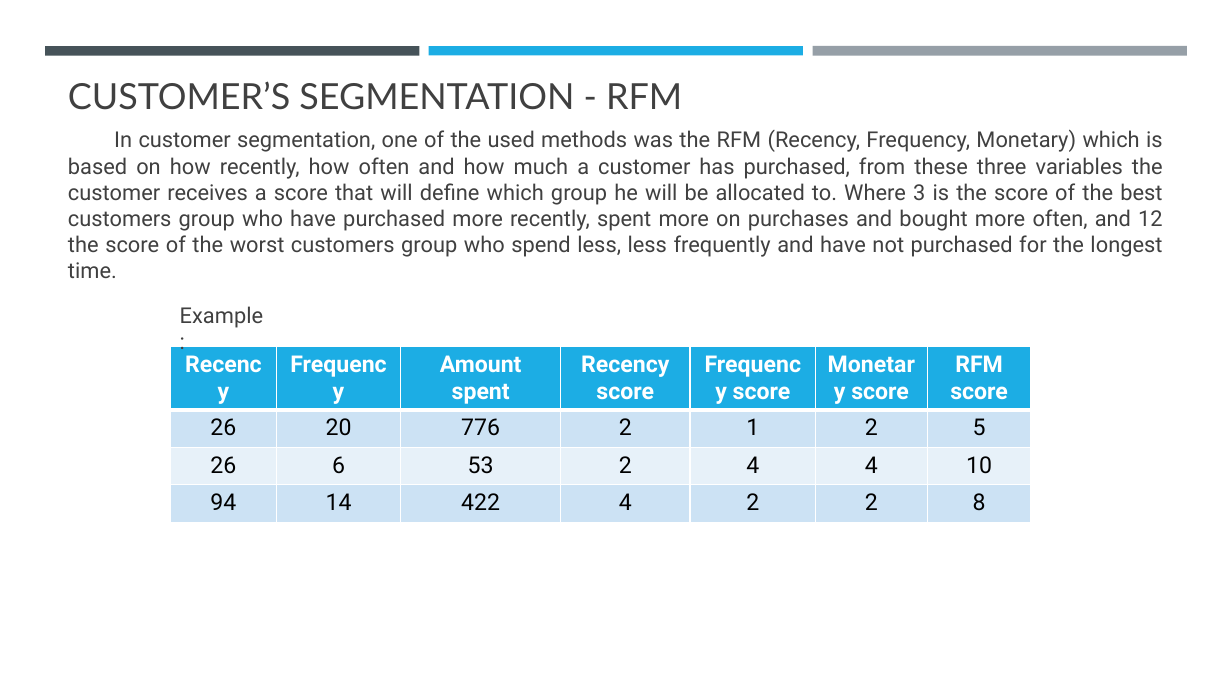
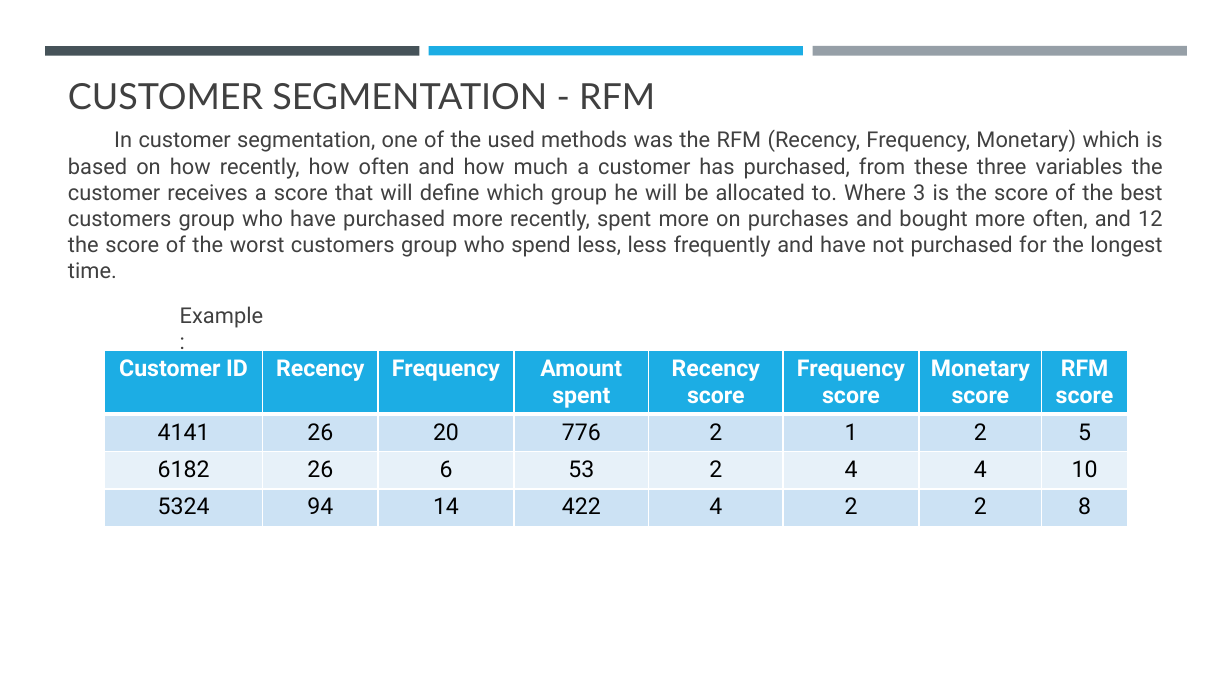
Before and after one commit to fpmacedo/ifood_data_analyst_test, a slide deck: slide 6 of iFood Data Business Analyst Case.pptx. Drawn at 1232x693 pixels with LibreOffice and Linux fonts; fonts in the diff are those of the drawing. Boxes give left, top, right and bottom in pixels: in the first picture for what was removed or moved away, otherwise in the second. Text is boxed around its words. In the diff, an @@ line names an element or a change of style, - is before the commit and + after.

```diff
--- a/iFood Data Business Analyst Case.pptx
+++ b/iFood Data Business Analyst Case.pptx
@@ title at <box>68,83,655,110</box>: text changed @@
-CUSTOMER’S SEGMENTATION - RFM
+CUSTOMER SEGMENTATION - RFM
@@ table at <box>104,350,1127,528</box> @@
+column 1: Customer ID | 4141 | 6182 | 5324
@@ table: place and size @@
-table at <box>171,347,1031,524</box>
+table at <box>104,350,1127,528</box>
```
Also in this commit, not shown: 4 other slides changed, 2 other files.
